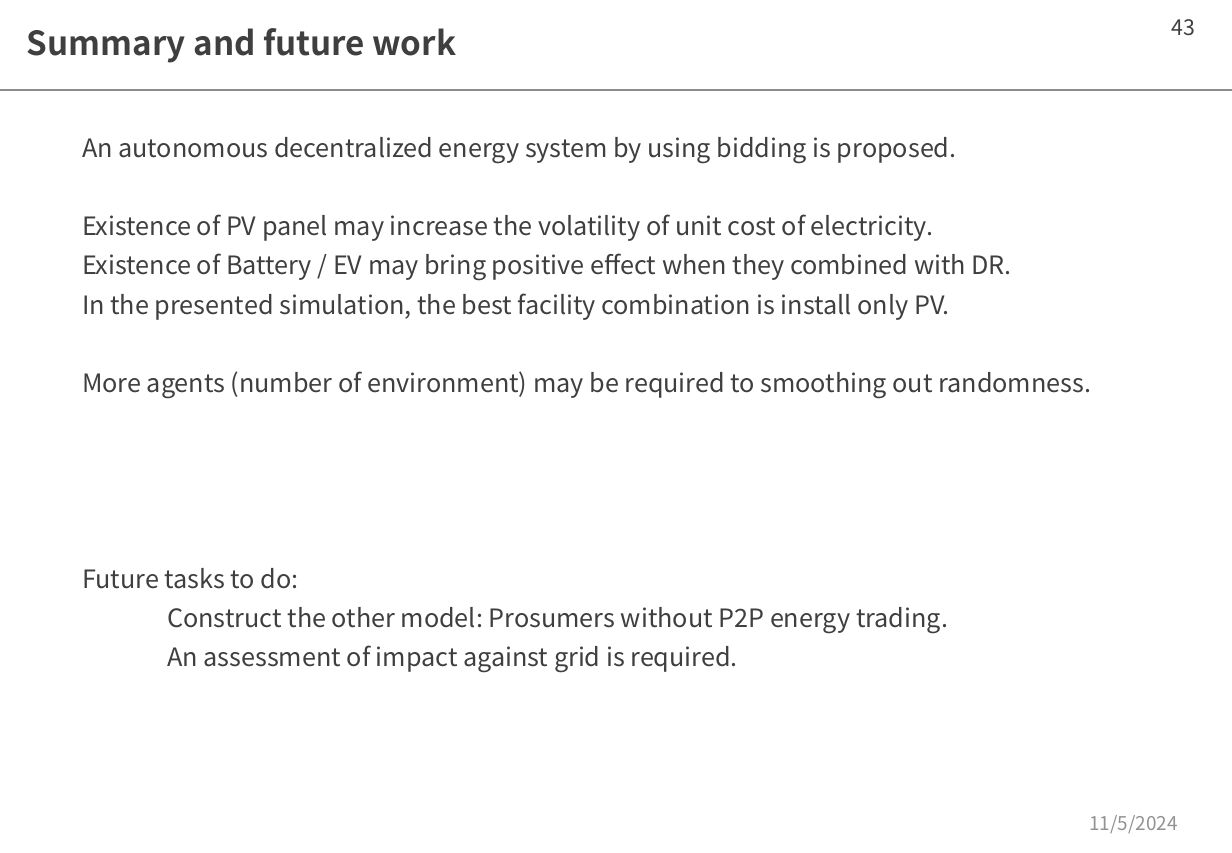
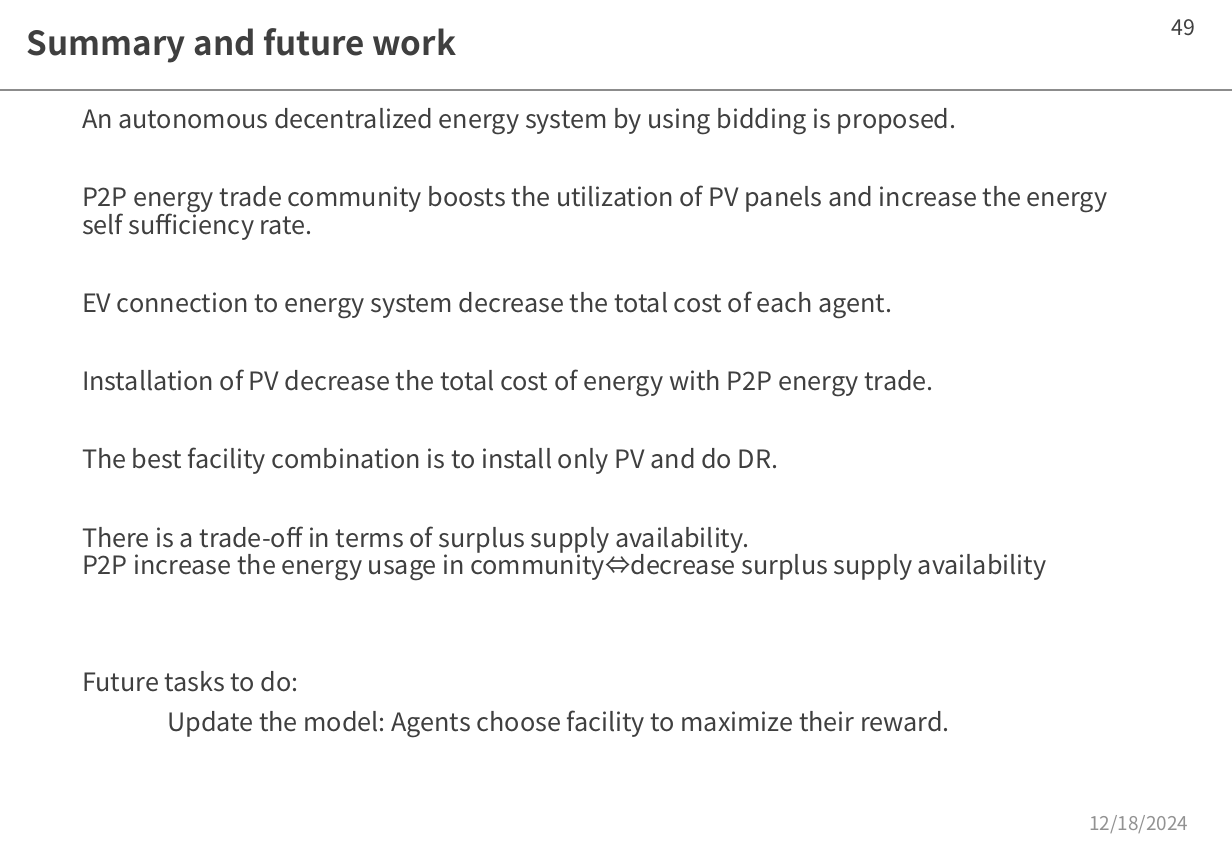
Before and after one commit to moooyu1121/master_thesis_model, a slide deck: slide 49 of memo.pptx (slide 43 before the commit). Drawn at 1232x853 pixels with LibreOffice and Linux fonts; fonts in the diff are those of the drawing. Boxes give left, top, right and bottom in pixels: in the first picture for what was removed or moved away, otherwise in the second. Text is boxed around its words. In the diff, an @@ line names an element or a change of style, - is before the commit and + after.

```diff
--- a/memo.pptx
+++ b/memo.pptx
@@ page number at (1172, 19, 1196, 36): text changed @@
-43
+49
@@ text "An autonomous decentralized energy system ...": place and size @@
-text "An autonomous decentralized energy system ..." at (82, 137, 1091, 673)
+text "An autonomous decentralized energy system ..." at (82, 108, 1108, 738)
@@ text at (82, 185, 1108, 581): text changed @@
-Existence of PV panel may increase the volatility of unit cost of electricity.
-Existence of Battery / EV may bring positive effect when they combined with DR.
-In the presented simulation, the best facility combination is install only PV.
-More agents (number of environment) may be required to smoothing out randomness.
+P2P energy trade community boosts the utilization of PV panels and increase the energy self sufficiency rate.
+EV connection to energy system decrease the total cost of each agent.
+Installation of PV decrease the total cost of energy with P2P energy trade.
+The best facility combination is to install only PV and do DR.
+There is a trade-off in terms of surplus supply availability.
+P2P increase the energy usage in community⇔decrease surplus supply availability
@@ text at (167, 710, 950, 738): text changed @@
-Construct the other model: Prosumers without P2P energy trading.
-An assessment of impact against grid is required.
+Update the model: Agents choose facility to maximize their reward.
@@ text at (1089, 815, 1188, 833): text changed @@
-11/5/2024
+12/18/2024
```
Also in this commit, not shown: 42 other slides changed, 18 slides added, 8 slides removed.
